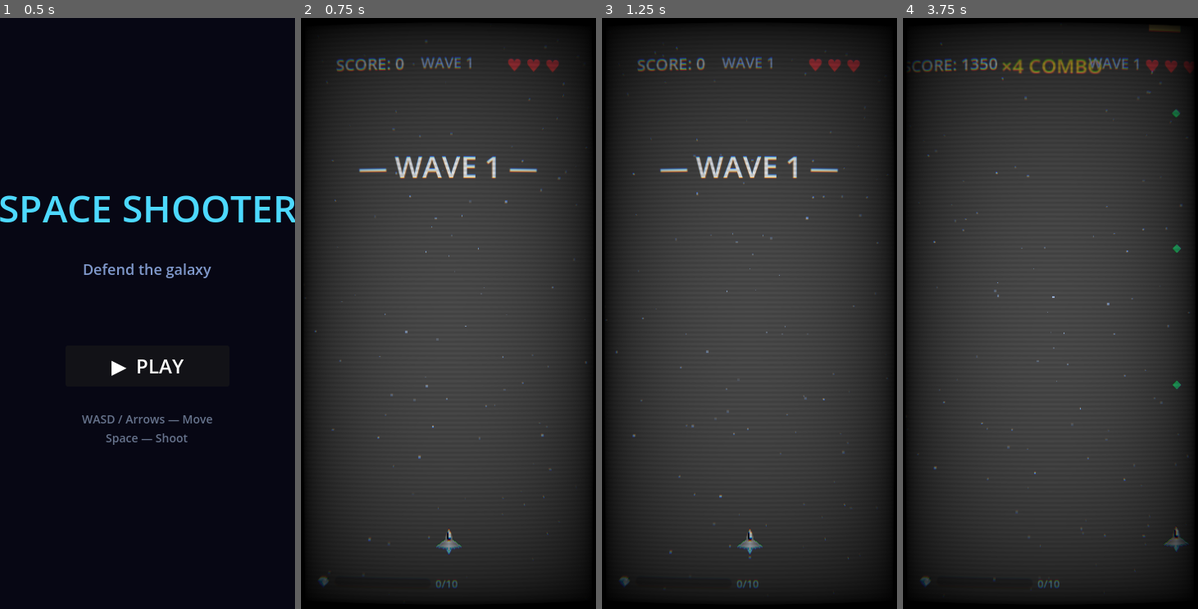
Above: before the commit, frames 1-4 (left to right).
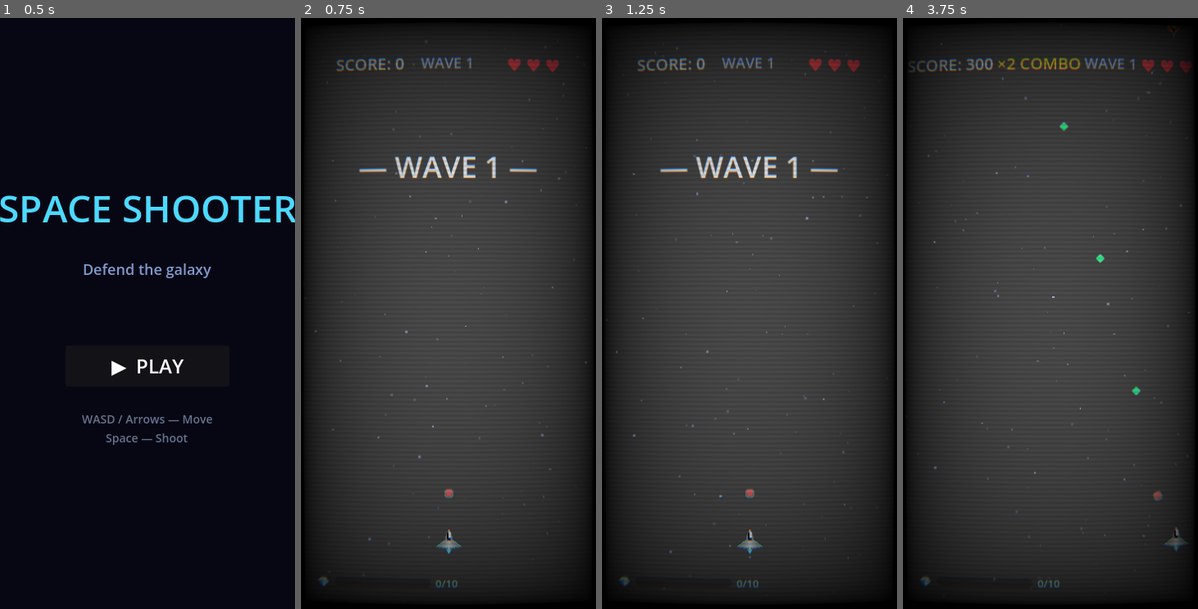
Above: after the commit, the same moments.

Repository: DiscM/Farinuff-Flight
Game: Godot game, scene res://ui/main_menu.tscn
Two runs of this game, one before a commit and one after it. Both use one fixed random seed, a clock stepped at 60 frames per second and the inputs below.
Inputs (mouse positions are in pixels of both pictures, inside the frame that each line leads up to):
- Up to frame 1 (0.5 s): no input
- Up to frame 2 (0.75 s): click "▶ PLAY" at 0.5 s
- Up to frame 3 (1.25 s): no input
- Up to frame 4 (3.75 s): tap Enter at 1.25 s; move the mouse to (1115, 283) at 1.27 s; hold D (move_right) 1.28-2 s; hold Space (shoot) 1.28-2 s; click (1115, 283) at 1.42 s; drag from (991, 343) to (1177, 543) at 2.02 s; move the mouse to (1080, 183) at 2.77 s; hold D (move_right) 2.78-3.5 s; hold Space (shoot) 2.78-3.5 s; click (1080, 183) at 2.92 s; drag from (1035, 431) to (1177, 112) at 3.52 s

Frame 1 is identical in both runs. In frame 2, less than 0.1% of the frame differs, in the area x 48-52%, y 79-82%; in frame 3, less than 0.1%; in frame 4, 1.7%, in the area x 1-99%, y 1-82%.

Commit message:
Added in Free Aim
Player can now use mouse/controller sticks to free aim while flying around instead of just firing forwards.

Diff:
--- a/entities/player/player.gd
+++ b/entities/player/player.gd
@@ -63,6 +63,11 @@
 var viewport_rect: Rect2
 var velocity: Vector2 = Vector2.ZERO
 
+# --- Free Aim ---
+var last_aim_direction: Vector2 = Vector2.UP
+var is_using_free_aim: bool = false
+@onready var reticle: Node2D = null
+
 # Movement feel
 @export var acceleration: float = 12.0   # how fast we reach top speed
 @export var drag: float = 14.0          # how fast we decelerate (higher = tighter/snappier stop)
@@ -94,6 +99,29 @@
 	area_entered.connect(_on_area_entered)
 	SignalBus.power_up_collected.connect(_on_power_up_collected)
 	shield_sprite.visible = false
+
+	# Initialize reticle
+	_setup_reticle()
+
+func _setup_reticle() -> void:
+	reticle = Node2D.new()
+	add_child(reticle)
+
+	# Small glowing dot or crosshair
+	var dot := Sprite2D.new()
+	var img := Image.create(16, 16, false, Image.FORMAT_RGBA8)
+	img.fill(Color.TRANSPARENT)
+	for y in range(16):
+		for x in range(16):
+			var d := Vector2(float(x) - 8.0, float(y) - 8.0).length()
+			if d < 4.0:
+				img.set_pixel(x, y, Color(1.0, 0.4, 0.4, 0.9))
+			elif d < 6.0:
+				img.set_pixel(x, y, Color(1.0, 1.0, 1.0, 0.3))
+	dot.texture = ImageTexture.create_from_image(img)
+	reticle.add_child(dot)
+	dot.position = Vector2(0, -60) # distance from player
+	reticle.visible = false # hide until free aim is used
 
 func _physics_process(delta: float) -> void:
 	if not GameManager.is_game_active:
@@ -127,6 +155,9 @@
 	var half_h: float = 24.0 * scale.y
 	position.x = clampf(position.x, half_w, viewport_rect.size.x - half_w)
 	position.y = clampf(position.y, half_h, viewport_rect.size.y - half_h)
+
+	# --- Aiming ---
+	_update_aiming(delta)
 
 	# --- Auto-fire ---
 	if Input.is_action_pressed("shoot") and can_shoot:
@@ -179,39 +210,66 @@
 	if has_magnet_field and not has_magnet:
 		_attract_powerups_fast(delta)
 
+func _update_aiming(_delta: float) -> void:
+	# 1. Controller Right Stick
+	var joy_dir := Vector2(
+		Input.get_joy_axis(0, JOY_AXIS_RIGHT_X),
+		Input.get_joy_axis(0, JOY_AXIS_RIGHT_Y)
+	)
+	if joy_dir.length() > 0.4:
+		last_aim_direction = joy_dir.normalized()
+		is_using_free_aim = true
+
+	# 2. Mouse (if moved or button pressed)
+	var mouse_pos := get_global_mouse_position()
+	var to_mouse := (mouse_pos - global_position).normalized()
+	# Only use mouse if it's far enough away or moving, to avoid jitter
+	if (mouse_pos - global_position).length() > 30.0:
+		if Input.get_last_mouse_velocity().length() > 10.0 or Input.is_mouse_button_pressed(MOUSE_BUTTON_LEFT):
+			last_aim_direction = to_mouse
+			is_using_free_aim = true
+
+	if is_using_free_aim:
+		reticle.visible = true
+		reticle.rotation = last_aim_direction.angle() + PI/2.0
+
 func _fire() -> void:
 	can_shoot = false
 	shoot_timer.start()
 
+	# Main fire direction
+	var aim_dir = last_aim_direction
+	var side_offset = aim_dir.rotated(PI/2.0) # perpendicular vector for parallel bullets
+
 	if has_spread_shot or has_spread_shot_elite:
-		_spawn_bullet(Vector2.UP)
-		_spawn_bullet(Vector2(-0.3, -0.95).normalized())
-		_spawn_bullet(Vector2(0.3, -0.95).normalized())
+		_spawn_bullet(aim_dir)
+		_spawn_bullet(aim_dir.rotated(deg_to_rad(-25)))
+		_spawn_bullet(aim_dir.rotated(deg_to_rad(25)))
 		if has_twin_cannons:
-			# Twin cannons add 2 extra offset parallel bullets — direction follows the fan
-			_spawn_bullet(Vector2(-0.15, -0.99).normalized(), Vector2(-18, 0))
-			_spawn_bullet(Vector2(0.15, -0.99).normalized(), Vector2(18, 0))
+			# Twin cannons add 2 parallel bullets
+			_spawn_bullet(aim_dir.rotated(deg_to_rad(-12)), side_offset * -18)
+			_spawn_bullet(aim_dir.rotated(deg_to_rad(12)), side_offset * 18)
 	else:
-		_spawn_bullet(Vector2.UP)
+		_spawn_bullet(aim_dir)
 		if has_twin_cannons:
-			_spawn_bullet(Vector2.UP, Vector2(-14, 0))
-			_spawn_bullet(Vector2.UP, Vector2(14, 0))
-
-	# Rear gunner — mirrors the same spread+twin logic as the front guns, just pointing backward.
-	# skip_auto_aim=true so the rear bullets always fire backward, not toward enemies above.
+			_spawn_bullet(aim_dir, side_offset * -14)
+			_spawn_bullet(aim_dir, side_offset * 14)
+
+	# Rear gunner logic
 	if has_rear_gun or has_rear_gunner:
+		var back_dir = -aim_dir
 		if has_spread_shot or has_spread_shot_elite:
-			_spawn_bullet(Vector2.DOWN, Vector2.ZERO, true)
-			_spawn_bullet(Vector2(0.3, 0.95).normalized(), Vector2.ZERO, true)
-			_spawn_bullet(Vector2(-0.3, 0.95).normalized(), Vector2.ZERO, true)
+			_spawn_bullet(back_dir, Vector2.ZERO, true)
+			_spawn_bullet(back_dir.rotated(deg_to_rad(-25)), Vector2.ZERO, true)
+			_spawn_bullet(back_dir.rotated(deg_to_rad(25)), Vector2.ZERO, true)
 			if has_twin_cannons:
-				_spawn_bullet(Vector2(0.15, 0.99).normalized(), Vector2(-18, 0), true)
-				_spawn_bullet(Vector2(-0.15, 0.99).normalized(), Vector2(18, 0), true)
+				_spawn_bullet(back_dir.rotated(deg_to_rad(-12)), side_offset * 18, true)
+				_spawn_bullet(back_dir.rotated(deg_to_rad(12)), side_offset * -18, true)
 		else:
-			_spawn_bullet(Vector2.DOWN, Vector2.ZERO, true)
+			_spawn_bullet(back_dir, Vector2.ZERO, true)
 			if has_twin_cannons:
-				_spawn_bullet(Vector2.DOWN, Vector2(-14, 0), true)
-				_spawn_bullet(Vector2.DOWN, Vector2(14, 0), true)
+				_spawn_bullet(back_dir, side_offset * 14, true)
+				_spawn_bullet(back_dir, side_offset * -14, true)
 
 func _spawn_bullet(dir: Vector2, offset: Vector2 = Vector2.ZERO, skip_auto_aim: bool = false) -> void:
 	var bullet: Area2D = BULLET_SCENE.instantiate()
@@ -230,8 +288,9 @@
 				var aim_dir := (best_enemy.global_position - global_position).normalized()
 				dir = dir.lerp(aim_dir, 0.35).normalized()
 	bullet.direction = dir
-	var offset_y := -24.0 * scale.y if dir.y < 0 else 24.0 * scale.y
-	bullet.global_position = global_position + Vector2(0, offset_y) + offset
+	# Offset along the barrel/direction
+	var dist_offset = dir * 24.0 * scale.y
+	bullet.global_position = global_position + dist_offset + offset
 	# Apply bullet scale upgrade
 	if bullet_scale_level > 0:
 		var bs := 1.0 + bullet_scale_level * 0.5
@@ -397,6 +456,12 @@
 	overclock_cooldown = 0.0
 	overclock_timer = 0.0
 	has_rear_gunner = false
+
+	# Reset free aim
+	last_aim_direction = Vector2.UP
+	is_using_free_aim = false
+	if is_instance_valid(reticle):
+		reticle.visible = false
 
 ## Called by level-up popup for shield upgrade
 func grant_shield() -> void:
